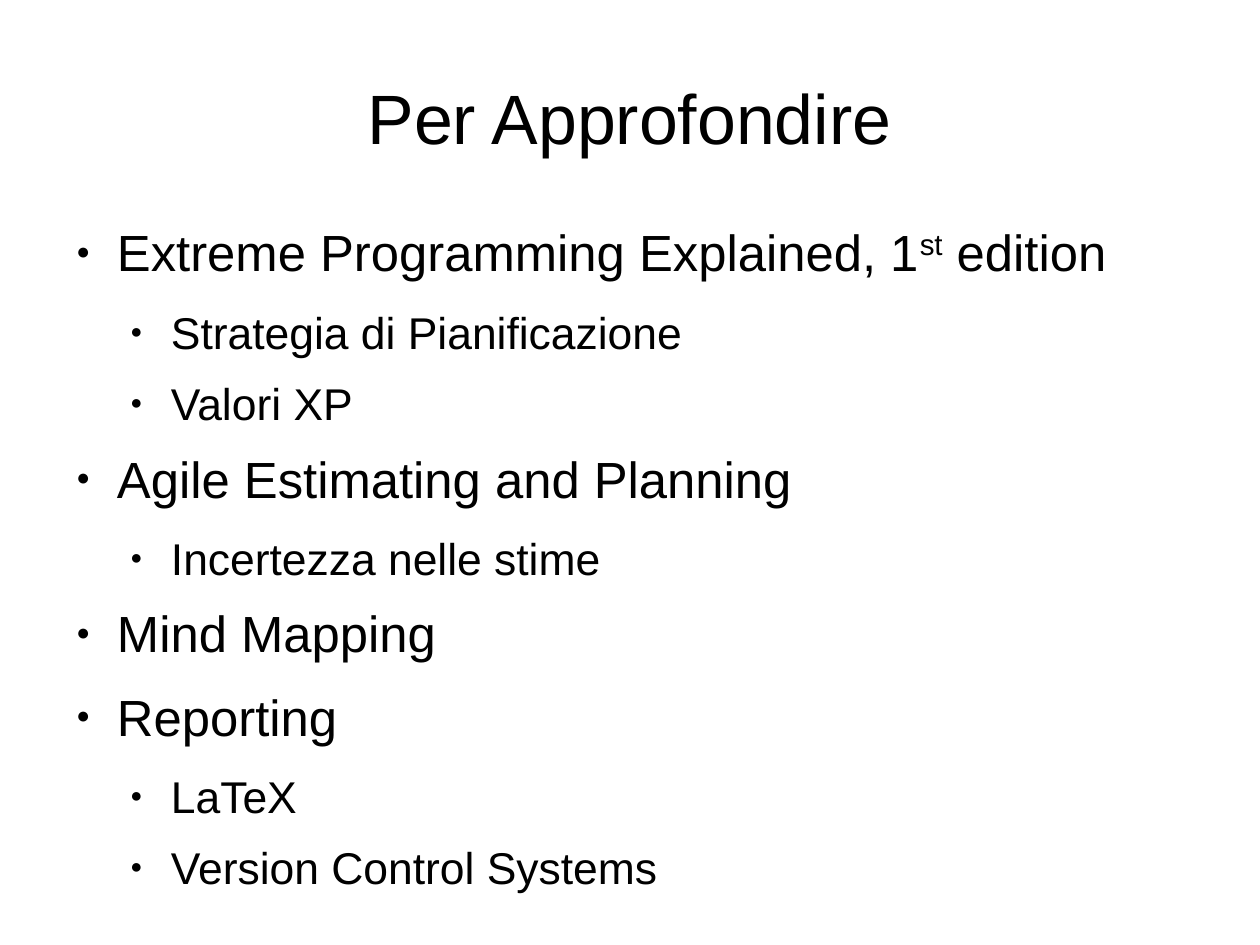
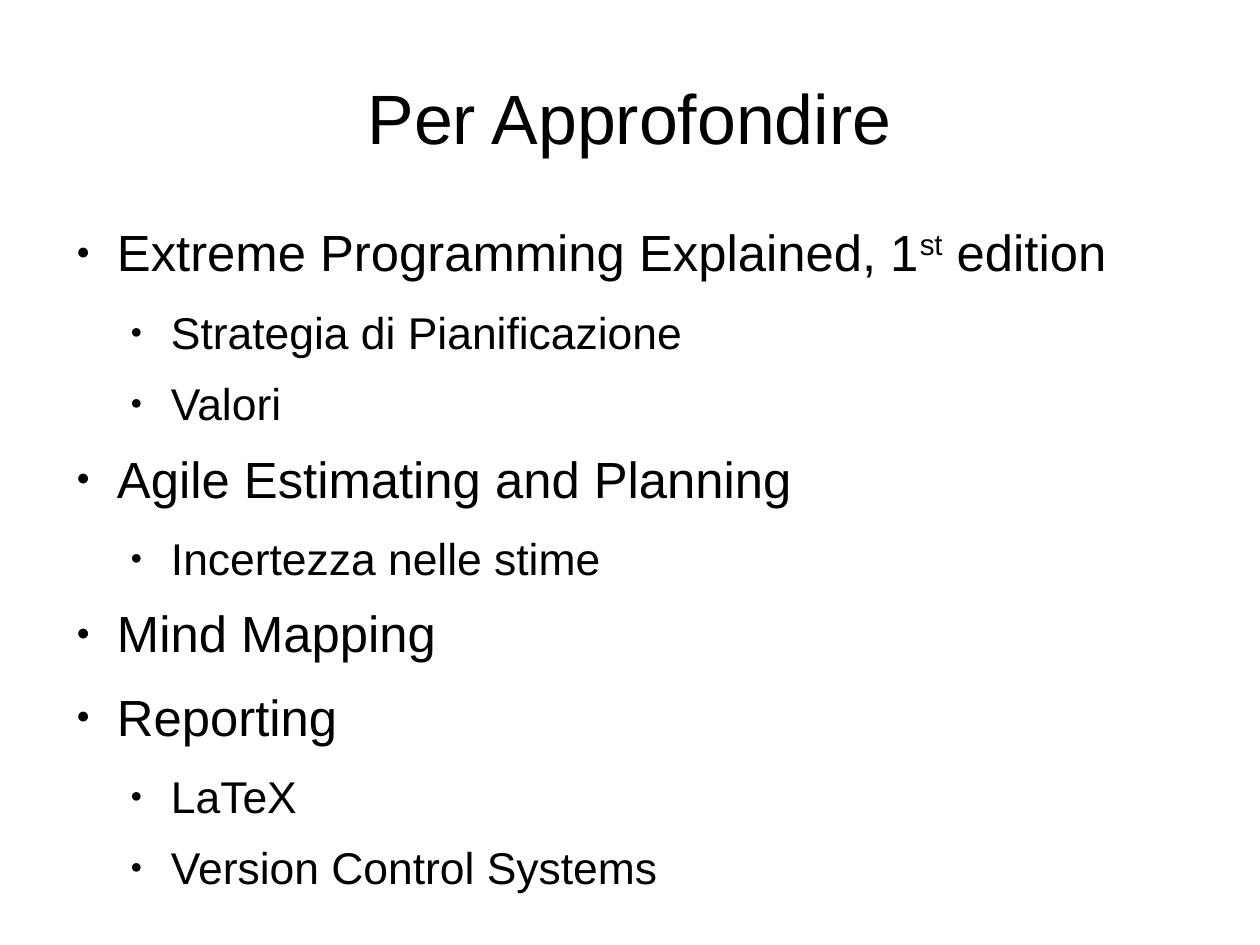
Before and after one commit to jfranzoi/my.presentations, a slide deck: slide 12 of 20121124-ExtremeProjectEvaluation/session.odp. Drawn at 1260x945 pixels with LibreOffice and Linux fonts; fonts in the diff are those of the drawing. Boxes give left, top, right and bottom in pixels: in the first picture for what was removed or moved away, otherwise in the second. Text is boxed around its words. In the diff, an @@ line names an element or a change of style, - is before the commit and + after.

```diff
--- a/20121124-ExtremeProjectEvaluation/session.odp
+++ b/20121124-ExtremeProjectEvaluation/session.odp
@@ text at [171, 387, 281, 421]: text changed @@
-  ● Valori XP
+  ● Valori
```
Also in this commit, not shown: 5 other slides changed.
